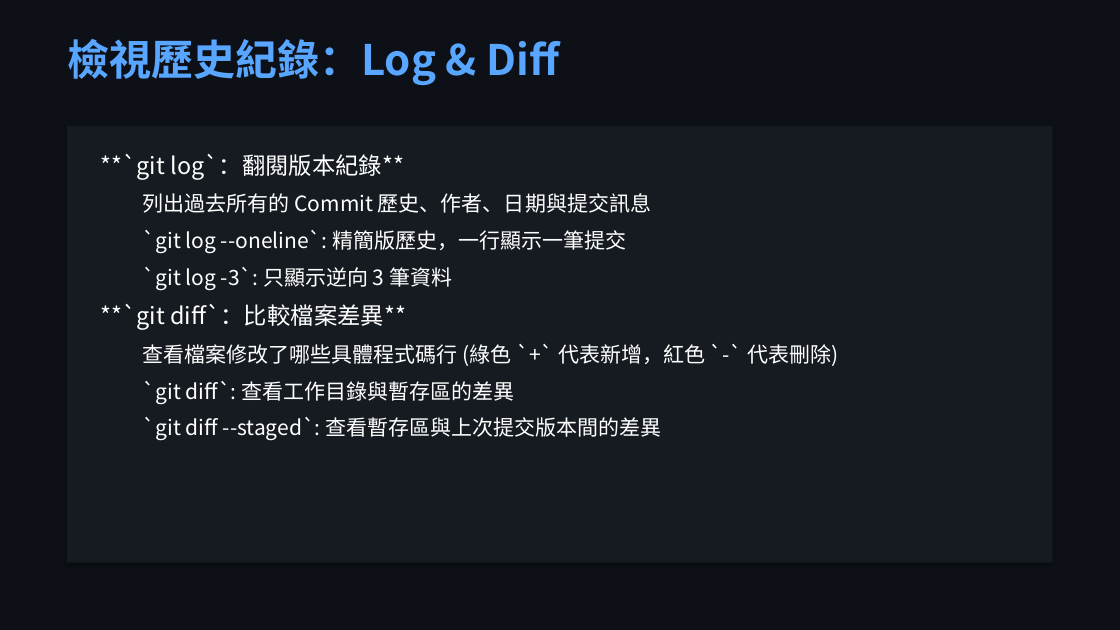
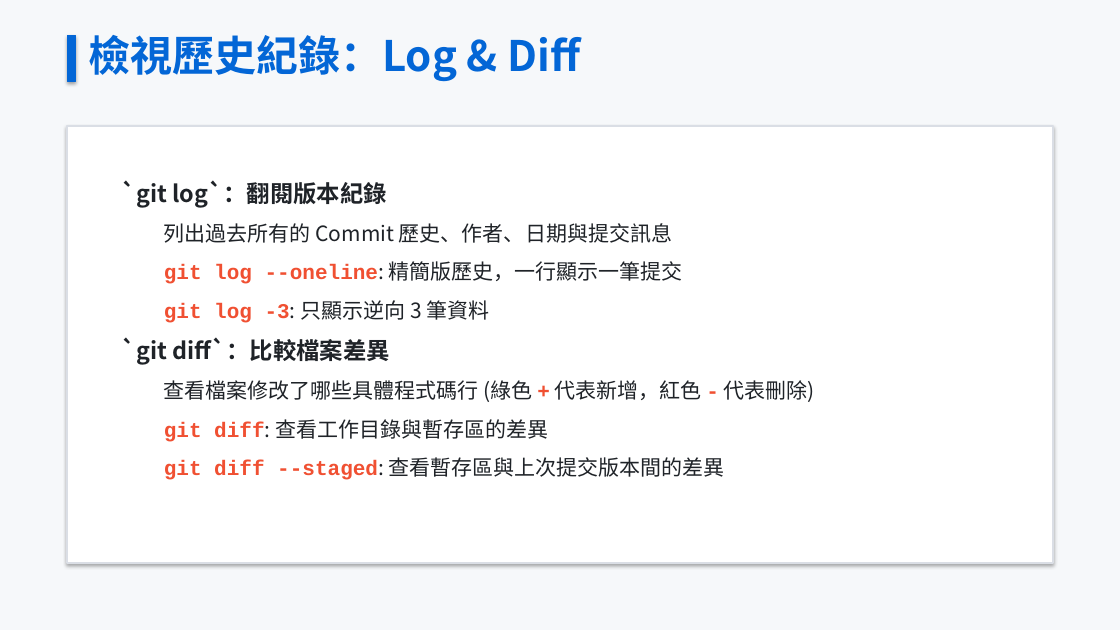
Before and after one commit to oscar7692000-beep/teaching-materials-course, a slide deck: slide 11 of GitHub_教學簡報.pptx. Drawn at 1120x630 pixels with LibreOffice and Linux fonts; fonts in the diff are those of the drawing. Boxes give left, top, right and bottom in pixels: in the first picture for what was removed or moved away, otherwise in the second. Text is boxed around its words. In the diff, an @@ line names an element or a change of style, - is before the commit and + after.

```diff
--- a/GitHub_教學簡報.pptx
+++ b/GitHub_教學簡報.pptx
@@ background #0D1117 to #F6F8FA @@
@@ text "檢視歷史紀錄：Log & Diff" moved from (x1=67, y1=39, x2=559, y2=86) to (x1=88, y1=35, x2=580, y2=82) @@
@@ text "檢視歷史紀錄：Log & Diff" at (x1=88, y1=35, x2=580, y2=82): text colour #58A6FF to #0366D6 @@
@@ rectangle added at (x1=67, y1=35, x2=76, y2=82), fill #0366D6, outline #0366D6 0.75 pt @@
@@ rectangle at (x1=67, y1=126, x2=1053, y2=563): fill #161B22 to #FFFFFF; outline none to #DADEE5 1.5 pt @@
@@ text at (x1=122, y1=180, x2=387, y2=208): text changed; text colour #FFFFFF to #1F2328; bold on @@
-**`git log`：翻閱版本紀錄**
+`git log`：翻閱版本紀錄
@@ text at (x1=164, y1=223, x2=672, y2=243): text colour #FFFFFF to #1F2328 in "列出過去所有的 Commit 歷史、作者、日期與提交訊息"; line spacing 1 to 1.25; less space between paragraphs @@
@@ text at (x1=122, y1=261, x2=815, y2=480): text changed; text colour #FFFFFF to #1F2328 @@
-  `git log --oneline`: 精簡版歷史，一行顯示一筆提交
-  `git log -3`: 只顯示逆向 3 筆資料
-**`git diff`：比較檔案差異**
-  查看檔案修改了哪些具體程式碼行 (綠色 `+` 代表新增，紅色 `-` 代表刪除)
-  `git diff`: 查看工作目錄與暫存區的差異
-  `git diff --staged`: 查看暫存區與上次提交版本間的差異
+  git log --oneline: 精簡版歷史，一行顯示一筆提交
+  git log -3: 只顯示逆向 3 筆資料
+`git diff`：比較檔案差異
+  查看檔案修改了哪些具體程式碼行 (綠色 + 代表新增，紅色 - 代表刪除)
+  git diff: 查看工作目錄與暫存區的差異
+  git diff --staged: 查看暫存區與上次提交版本間的差異
```
Also in this commit, not shown: 24 other slides changed, 31 other files.
